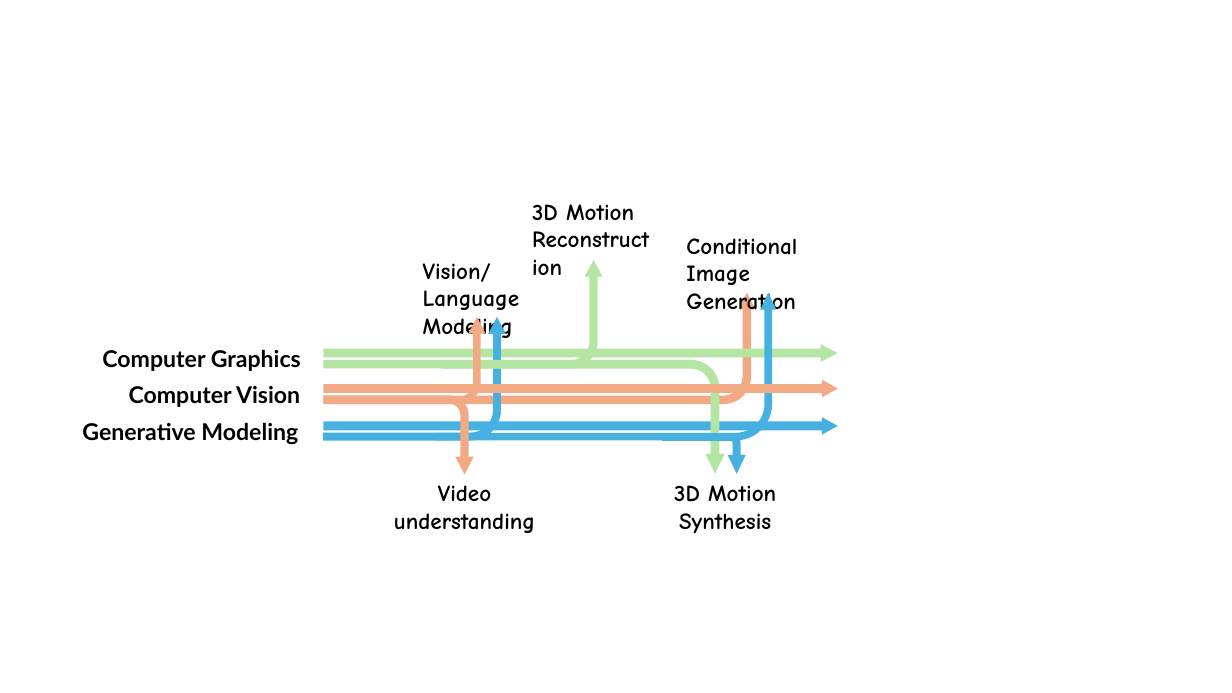
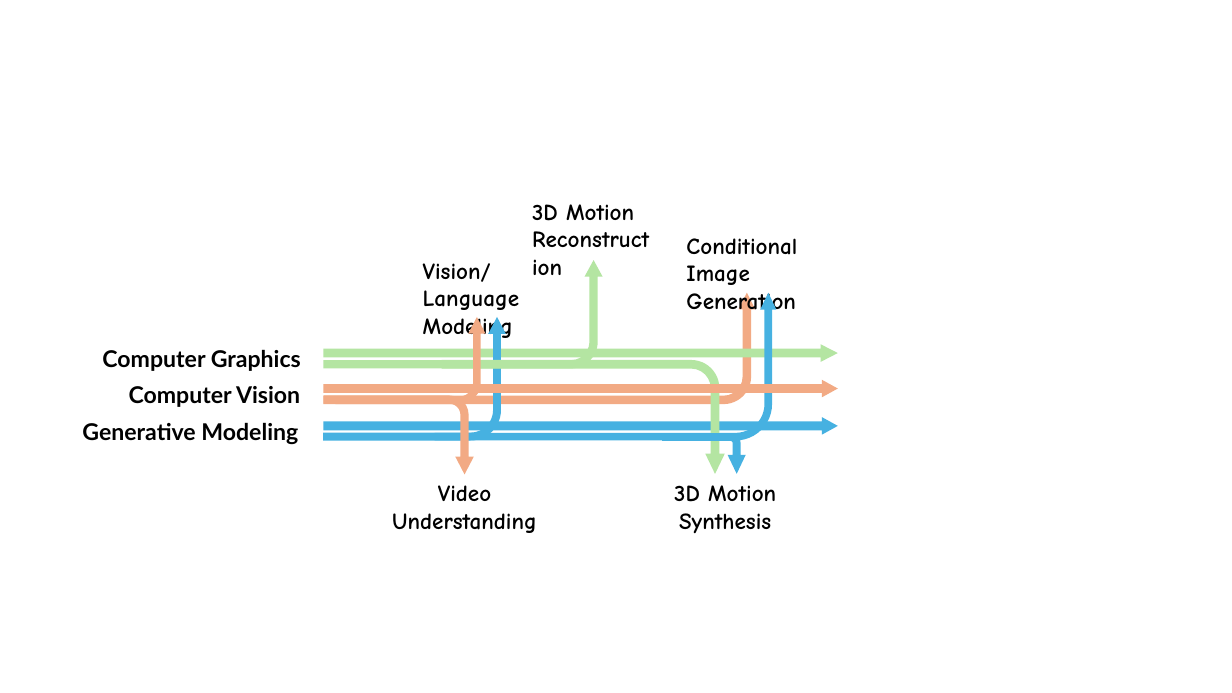
Before and after one commit to ofir1080/personal-webpage, a slide deck: slide 1 of images/research_path.pptx. Drawn at 1232x693 pixels with LibreOffice and Linux fonts; fonts in the diff are those of the drawing. Boxes give left, top, right and bottom in pixels: in the first picture for what was removed or moved away, otherwise in the second. Text is boxed around its words. In the diff, an @@ line names an element or a change of style, - is before the commit and + after.

```diff
--- a/images/research_path.pptx
+++ b/images/research_path.pptx
@@ text at (392, 485, 537, 533): text changed @@
-Video understanding
+Video Understanding
```
Also in this commit, not shown: 3 other files.
